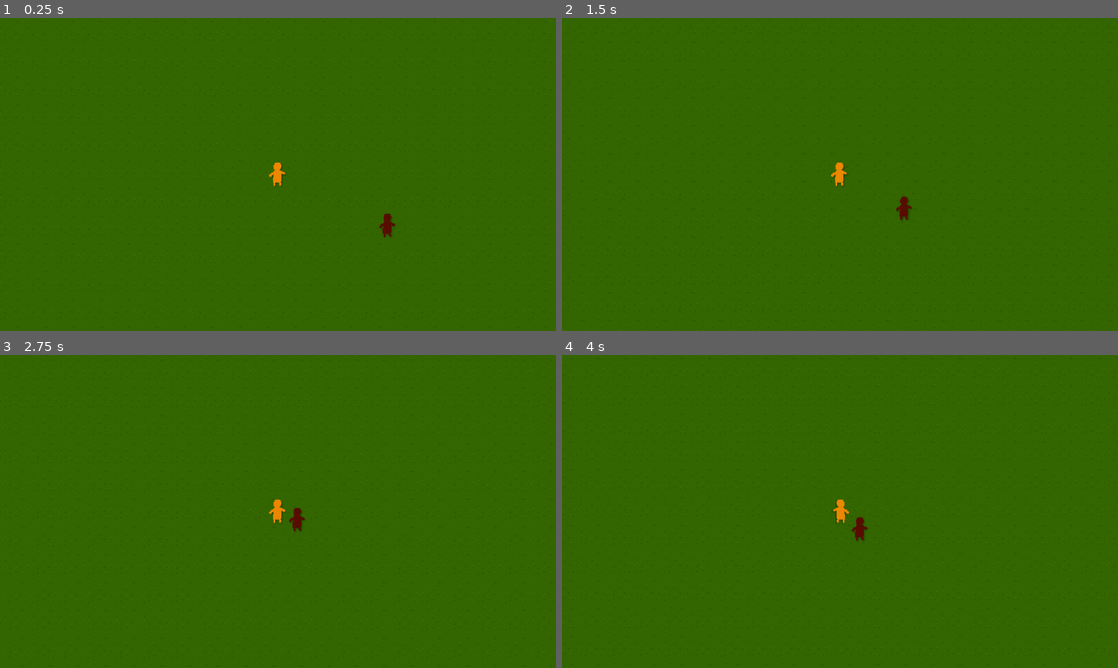
Above: before the commit, frames 1-4 (two rows, left to right).
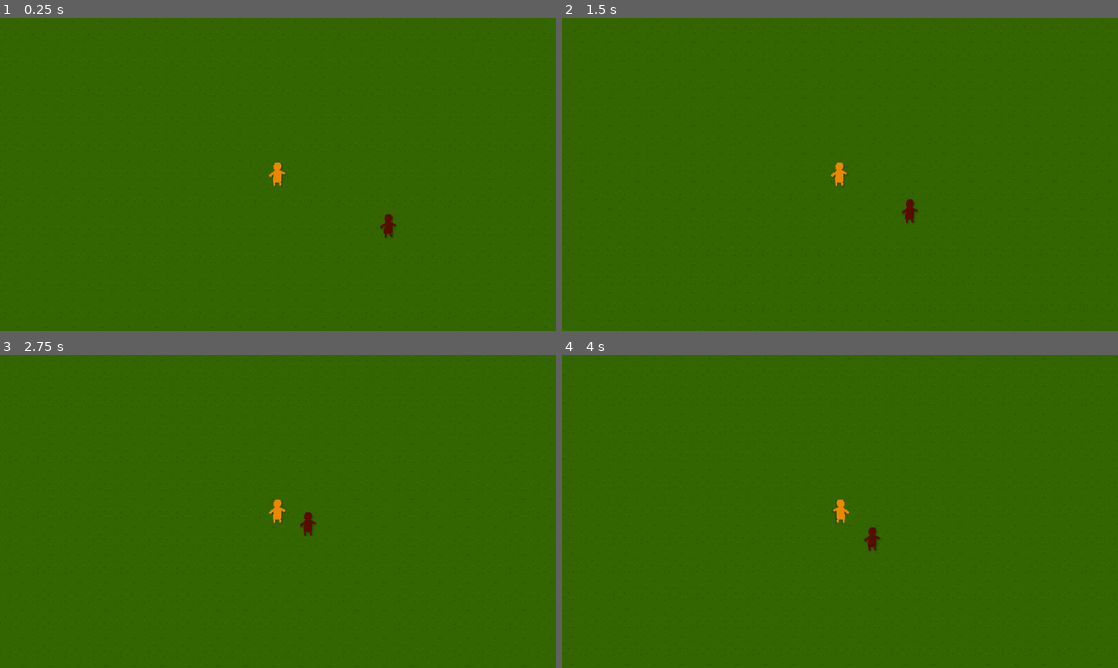
Above: after the commit, the same moments.

Repository: VlastaSeNemyje/VampiresClone
Game: Godot game, scene res://Scenes/world.tscn
The game is run twice, just before and just after one commit, with the same random seed, the same clock (stepped at 60 frames per second) and the same inputs.
Inputs:
- Up to frame 1 (0.25 s): no input
- Up to frame 2 (1.5 s): hold D (right) 0.53-1.28 s; hold S (down) from 1.28 s (still down)
- Up to frame 3 (2.75 s): release S (down) at 2.03 s; hold D (right) from 2.03 s (still down)
- Up to frame 4 (4 s): release D (right) at 2.78 s; hold W (up) 2.78-3.53 s; hold A (left) from 3.53 s (still down)

The runs differ from the first frame. In frame 1, less than 0.1% of the frame differs, in the area x 68-72%, y 62-71%; in frame 2, 0.2%; in frame 3, 0.2%; in frame 4, 0.2%, in the area x 52-58%, y 51-63%.

Commit message:
eedit hurt and hit box

Diff:
--- a/vampires-clone/Scenes/enemy.tscn
+++ b/vampires-clone/Scenes/enemy.tscn
@@ -21,24 +21,25 @@
 }]
 
 [sub_resource type="CapsuleShape2D" id="CapsuleShape2D_1f0kj"]
-radius = 4.0
-height = 19.642855
+radius = 2.9999998
+height = 40.317513
 
 [sub_resource type="RectangleShape2D" id="RectangleShape2D_287tu"]
 size = Vector2(13, 27)
 
 [sub_resource type="RectangleShape2D" id="RectangleShape2D_0830c"]
-size = Vector2(12, 19)
+size = Vector2(5, 18)
 
 [node name="Enemy" type="CharacterBody2D" unique_id=1581481056]
 script = ExtResource("1_1f0kj")
+movement_speed = 15
 
 [node name="AnimatedSprite2D" type="AnimatedSprite2D" parent="." unique_id=1289113278]
 sprite_frames = SubResource("SpriteFrames_afpow")
 
 [node name="CollisionShape2D" type="CollisionShape2D" parent="." unique_id=1280193968]
-position = Vector2(-0.99999994, -3)
-scale = Vector2(1, 1.1200001)
+position = Vector2(-1, -2)
+scale = Vector2(0.7948588, -0.34724367)
 shape = SubResource("CapsuleShape2D_1f0kj")
 
 [node name="HurtBox" parent="." unique_id=1129910364 instance=ExtResource("3_afpow")]
@@ -51,11 +52,12 @@
 shape = SubResource("RectangleShape2D_287tu")
 
 [node name="HitBox" parent="." unique_id=1387451001 instance=ExtResource("4_287tu")]
+scale = Vector2(1.3200003, 1)
 collision_layer = 2
 collision_mask = 2
 
 [node name="CollisionShape2D" parent="HitBox" index="0" unique_id=839422151]
-position = Vector2(-1, -0.5)
+position = Vector2(-0.5, -1)
 shape = SubResource("RectangleShape2D_0830c")
 
 [connection signal="hurt" from="HurtBox" to="." method="_on_hurt_box_hurt"]
--- a/vampires-clone/Scenes/player.tscn
+++ b/vampires-clone/Scenes/player.tscn
@@ -24,7 +24,7 @@
 height = 22.0
 
 [sub_resource type="RectangleShape2D" id="RectangleShape2D_vgqql"]
-size = Vector2(11, 21)
+size = Vector2(6, 18)
 
 [node name="Player" type="CharacterBody2D" unique_id=1972239113 groups=["player"]]
 motion_mode = 1
@@ -35,18 +35,20 @@
 animation = &"idle"
 
 [node name="CollisionShape2D" type="CollisionShape2D" parent="." unique_id=635807448]
-visible = false
 position = Vector2(-1, -2)
 shape = SubResource("CapsuleShape2D_cvnsp")
 
 [node name="Camera2D" type="Camera2D" parent="." unique_id=607192347]
 
 [node name="HurtBox" parent="." unique_id=1129910364 instance=ExtResource("3_6t5aa")]
+position = Vector2(0, -2)
+scale = Vector2(1.1202958, 1.3332689)
 collision_layer = 2
 collision_mask = 2
+HurtBoxType = 2
 
 [node name="CollisionShape2D" parent="HurtBox" index="0" unique_id=486513834]
-position = Vector2(-1, 1)
+position = Vector2(-1, 0)
 shape = SubResource("RectangleShape2D_vgqql")
 
 [connection signal="hurt" from="HurtBox" to="." method="_on_hurt_box_hurt"]
--- a/vampires-clone/Utility/hit_box.gd
+++ b/vampires-clone/Utility/hit_box.gd
@@ -1,16 +1,18 @@
 extends Area2D
 
 @export var damage = 1
-@onready var collision_shape_2d: CollisionShape2D = $CollisionShape2D
-@onready var disable_hit_box_timer: Timer = $DisableHitBoxTimer
+@onready var collision = $CollisionShape2D
+@onready var disableTimer = $DisableHitBoxTimer
 
 func tempdisable():
-	collision_shape_2d.call_deferred("set","disable",true)
-	disable_hit_box_timer.start()
+	collision.call_deferred("set","disabled",true)
+	disableTimer.start()
 
 
 func _on_disable_hit_box_timer_timeout() -> void:
-	collision_shape_2d.call_deferred("set","disable",false)
+	collision.call_deferred("set","disabled",false)
+
+
 
 func _on_area_entered(area):
-	print("entered")
+	print("HitBox hit:", area.name)
--- a/vampires-clone/Utility/hit_box.tscn
+++ b/vampires-clone/Utility/hit_box.tscn
@@ -2,7 +2,7 @@
 
 [ext_resource type="Script" uid="uid://crx6ida2trm8h" path="res://Utility/hit_box.gd" id="1_n1tgr"]
 
-[node name="HitBox" type="Area2D" unique_id=1387451001]
+[node name="HitBox" type="Area2D" unique_id=1387451001 groups=["attack"]]
 collision_layer = 0
 collision_mask = 0
 script = ExtResource("1_n1tgr")
@@ -13,4 +13,5 @@
 wait_time = 0.5
 one_shot = true
 
+[connection signal="area_entered" from="." to="." method="_on_area_entered"]
 [connection signal="timeout" from="DisableHitBoxTimer" to="." method="_on_disable_hit_box_timer_timeout"]
--- a/vampires-clone/Utility/hurt_box.gd
+++ b/vampires-clone/Utility/hurt_box.gd
@@ -8,8 +8,9 @@
 signal hurt(damage)
 
 
-func _on_area_entered(area: Area2D) -> void:
-	if area.is_in_group("atack"):
+func _on_area_entered(area):
+	if area.is_in_group("attack"):
+		print("HurtBox hit by:", area.name)
 		if not area.get("damage") == null:
 			match HurtBoxType:
 				0: #Cooldown
